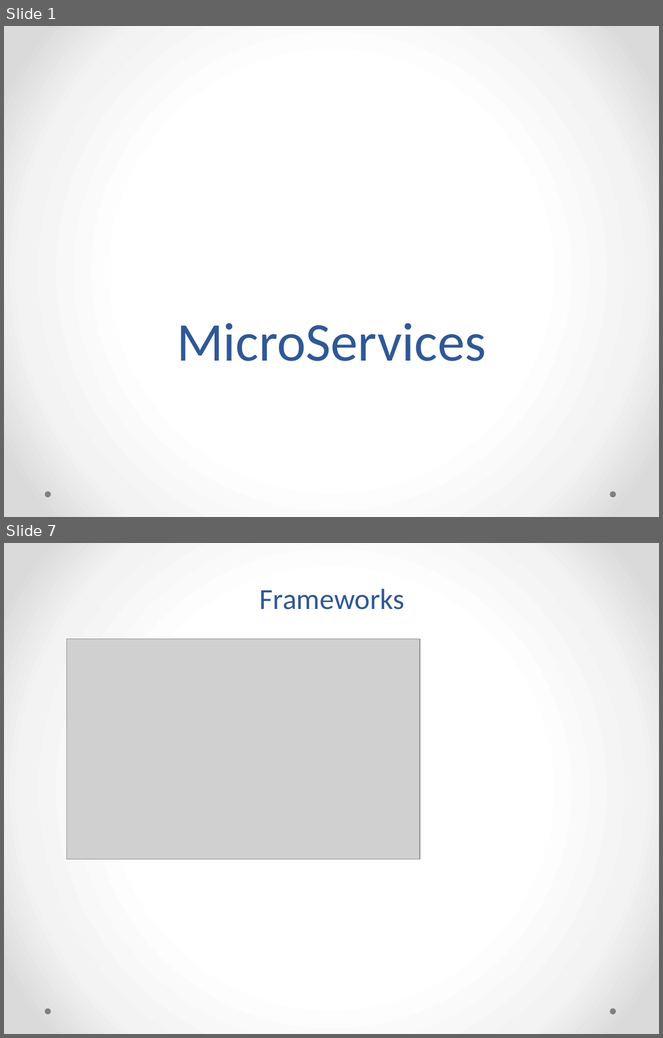
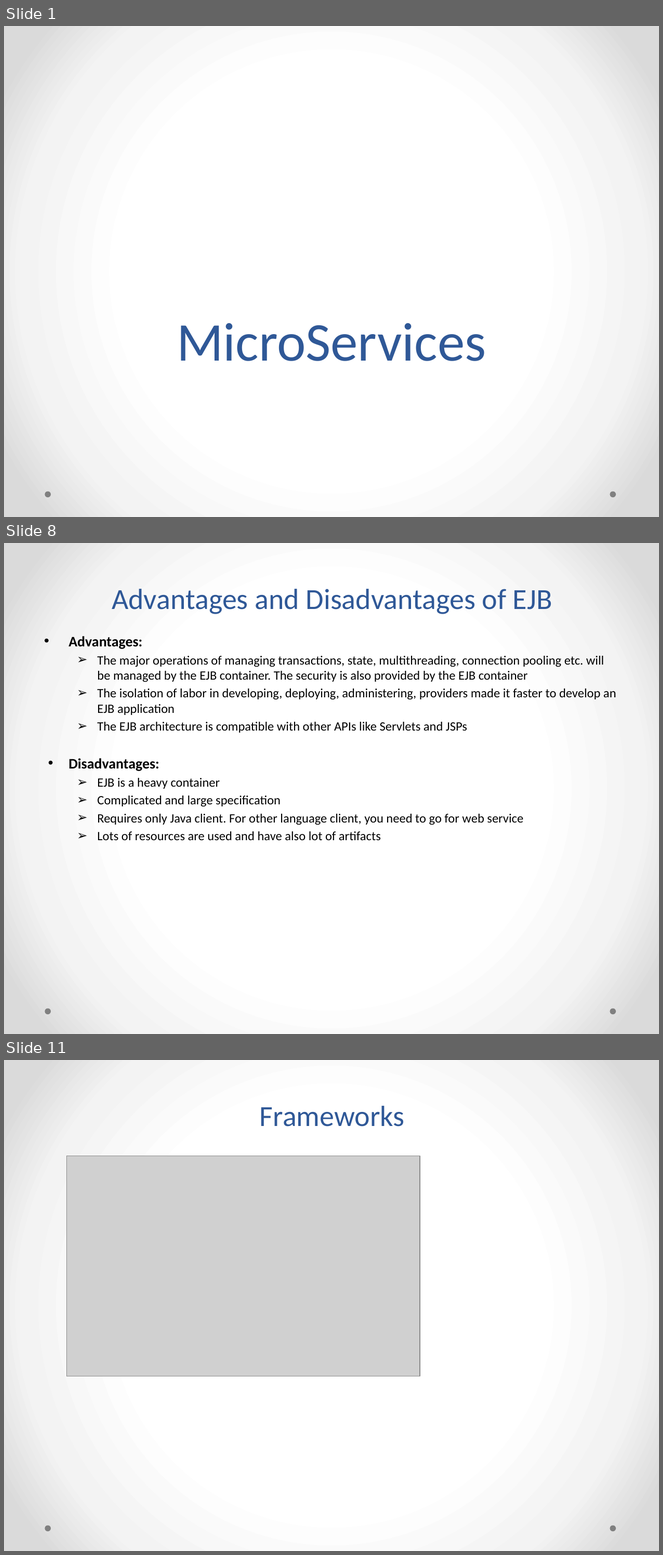
Before and after one commit to notionquest/ProjectDocumentation, a slide deck: MicroServices.pptx. Shown one above the other, each under a label of ours: slides 1 and 7 before the commit, slides 1, 8 and 11 after it; the slides between them are not shown. The pictures are 663x1038 and 663x1555 pixels, drawn with LibreOffice and Linux fonts; fonts in the diff are those of the drawing; grey boxes stand for pictures. Boxes give left, top, right and bottom in pixels: in the first picture for what was removed or moved away, otherwise in the second. Text is boxed around its words. In the diff, an @@ line names an element or a change of style, - is before the commit and + after.

```diff
--- a/MicroServices.pptx
+++ b/MicroServices.pptx
@@ slide 8 added at (4,543,659,1034), background gradient #FFFFFF to #F4F4F4 to #DADADA; not listed: 2 template elements that a slide beside it also shows @@
@@ title added at (112,589,553,614), 32 pt, text #2F5897 @@
+Advantages and Disadvantages of EJB
@@ text added at (68,636,617,841), 14 pt, text #000000 @@
+• Advantages:
+  ➢ The major operations of managing transactions, state, multithreading, connection pooling etc. will be managed by the EJB container. The security is also provided by the EJB container
+  ➢ The isolation of labor in developing, deploying, administering, providers made it faster to develop an EJB application
+  ➢ The EJB architecture is compatible with other APIs like Servlets and JSPs
+• Disadvantages:
+  ➢ EJB is a heavy container
+  ➢ Complicated and large specification
+  ➢ Requires only Java client. For other language client, you need to go for web service
+  ➢ Lots of resources are used and have also lot of artifacts
@@ what was slide 7 is now slide 11 @@
```
Also in this commit, not shown: 8 slides changed, 3 other slides added.
